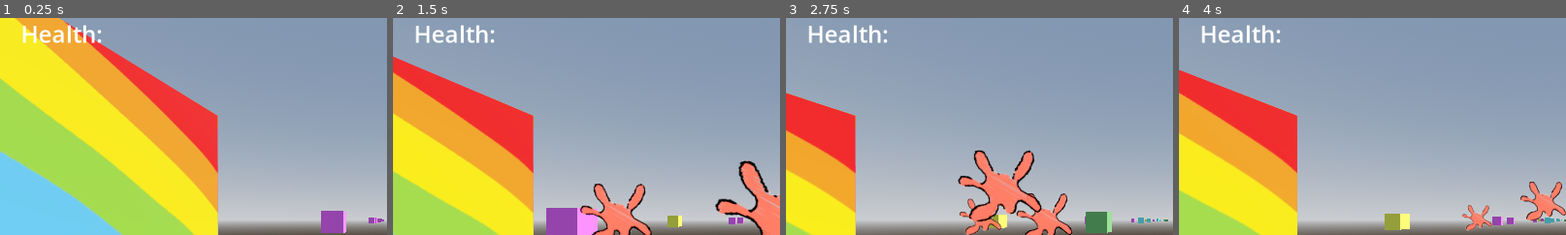
Above: before the commit, frames 1-4 (left to right).
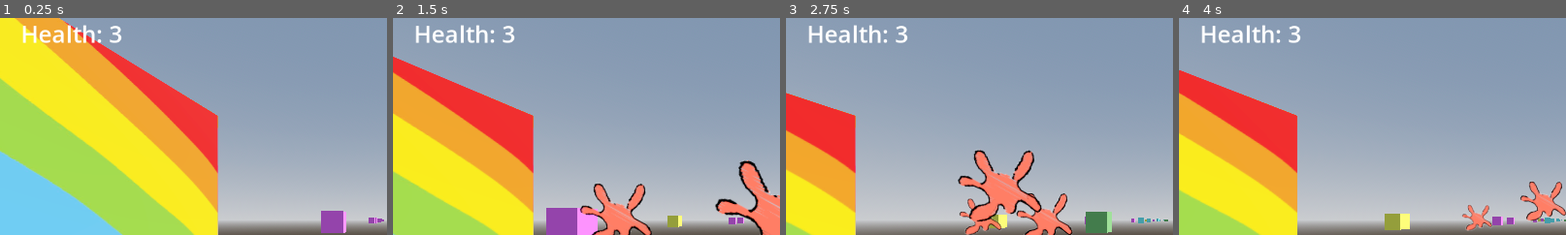
Above: after the commit, the same moments.

Repository: Ava-TU/ShooterGame_Assignment
Game: Godot game, scene res://Scenes/Level.tscn
The game is run twice, just before and just after one commit, with the same random seed, the same clock (stepped at 60 frames per second) and the same inputs. The project has no main scene, so this scene is started directly.
Inputs (mouse positions are % of the whole screen's width and height, from its top left):
- Up to frame 1 (0.25 s): no input
- Up to frame 2 (1.5 s): tap Enter (ui_accept) at 0.5, 0.77 s; move the mouse to (72, 45) at 0.52 s; hold D (right) 0.53-1.28 s; click (72, 45) at 0.6 s; move the mouse to (30, 55) at 1.27 s; hold Down (ui_down) from 1.28 s (still down); click (30, 55) at 1.35 s
- Up to frame 3 (2.75 s): tap Enter (ui_accept) at 1.52 s; move the mouse to (60, 28) at 2.02 s; release Down (ui_down) at 2.03 s; hold D (right) from 2.03 s (still down); click (60, 28) at 2.1 s
- Up to frame 4 (4 s): move the mouse to (45, 70) at 2.77 s; release D (right) at 2.78 s; hold Up (ui_up) 2.78-3.53 s; click (45, 70) at 2.85 s; tap Enter (ui_accept) at 3.02, 3.77 s; move the mouse to (80, 65) at 3.52 s; hold A (left) from 3.53 s (still down); click (80, 65) at 3.6 s
The pictures show only the part of the screen within x 0-50%, y 4-53%; the shares and areas given below are measured in that part.

The runs differ from the first frame. In frame 1, 0.1% of the frame differs, in the area x 28-32%, y 3-12%; in frame 2, 0.1%; in frame 3, 0.1%; in frame 4, 0.1%.

Commit message:
Health display on canvas text
thank you faye for helping me

Diff:
--- a/shooter_assignment/Scripts/character_body_3d.gd
+++ b/shooter_assignment/Scripts/character_body_3d.gd
@@ -11,6 +11,7 @@
 
 func _physics_process(delta: float) -> void:
 
+	$"../CanvasLayer/Label".text = "Health: " + str(health)
 
 	##SHOOTING
 	if Input.is_action_just_pressed("shoot"):
